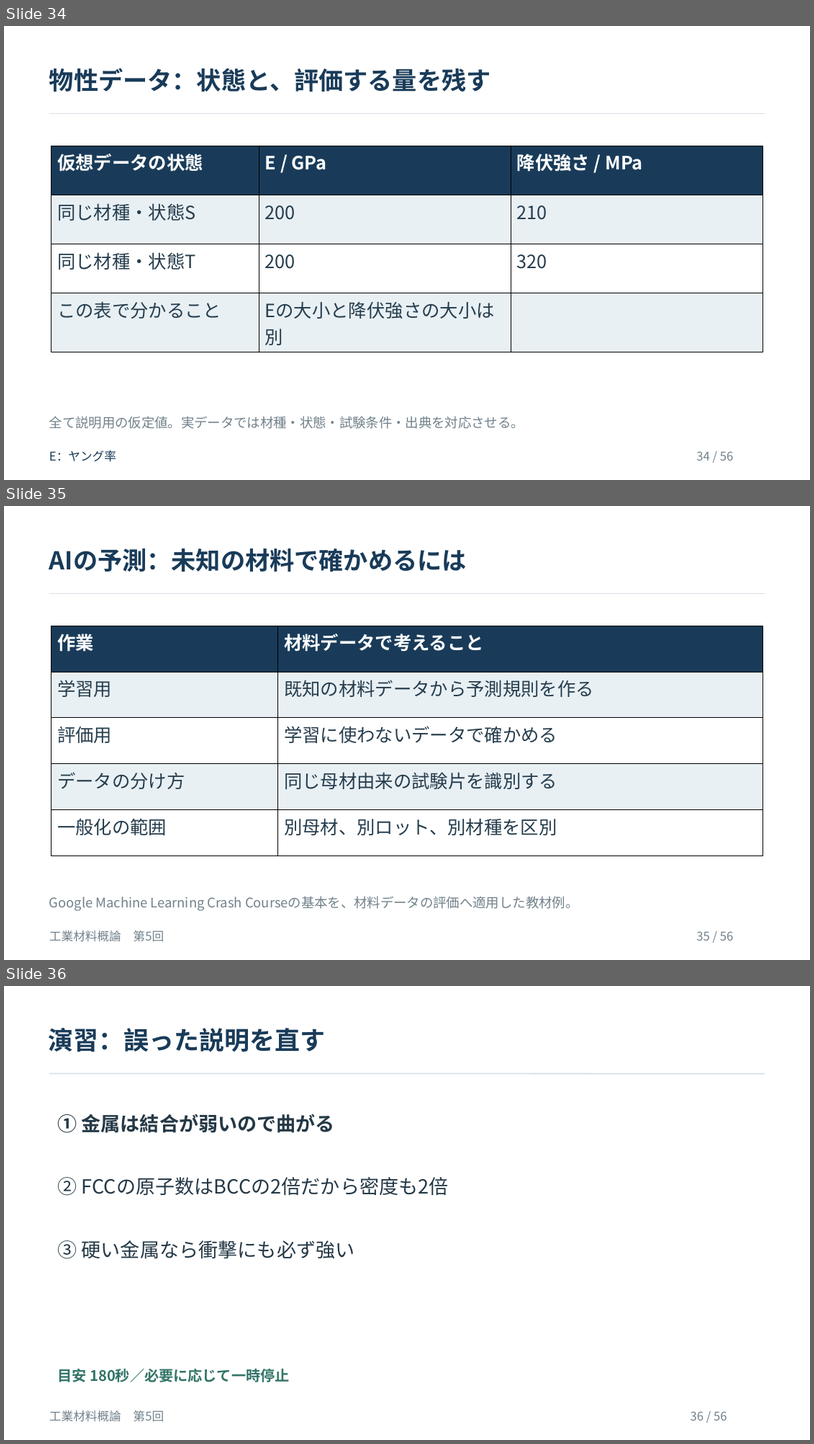
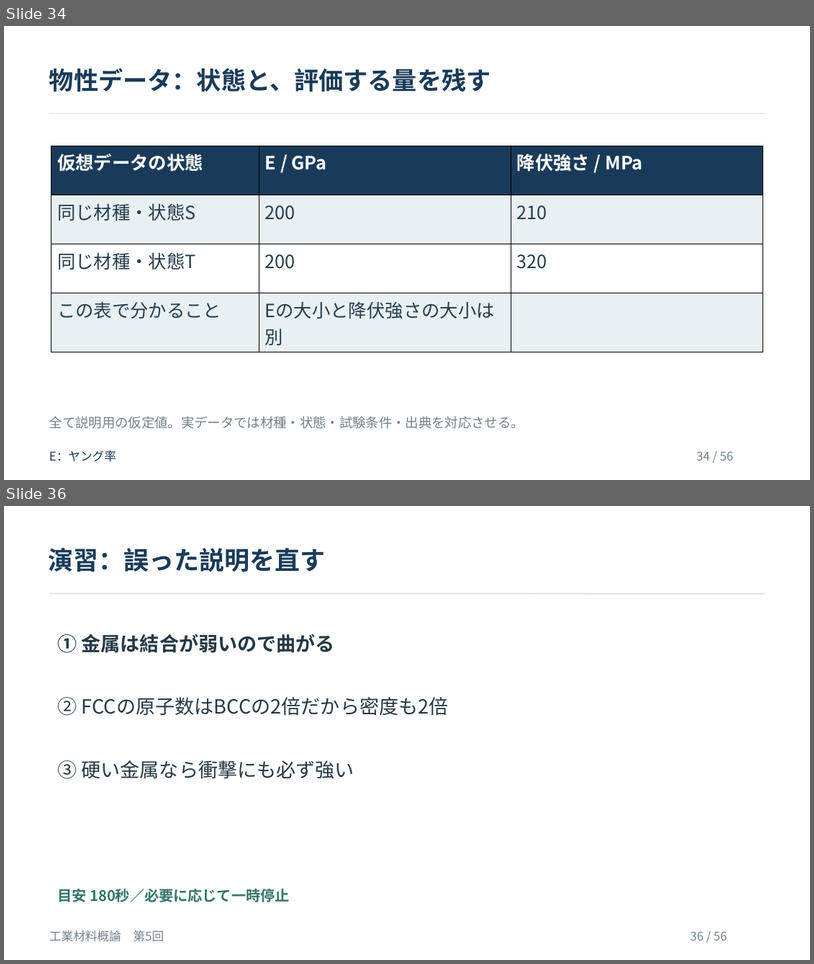
Before and after one commit to zooc-14calbp/industrial-materials-course, a slide deck: 学生用/第05回/05_授業スライド.pptx. Shown one above the other, each under a label of ours: slides 34, 35 and 36 before the commit, slides 34 and 36 after it; the slides between them are not shown. The pictures are 814x1444 and 814x964 pixels, drawn with LibreOffice and Linux fonts; fonts in the diff are those of the drawing. Boxes give left, top, right and bottom in pixels: in the first picture for what was removed or moved away, otherwise in the second. Text is boxed around its words. In the diff, an @@ line names an element or a change of style, - is before the commit and + after.

```diff
--- a/学生用/第05回/05_授業スライド.pptx
+++ b/学生用/第05回/05_授業スライド.pptx
@@ slide 35 removed at (4,506,810,960), background #FFFFFF @@
@@ text removed at (49,548,467,572) @@
-AIの予測：未知の材料で確かめるには
@@ freeform shape removed at (49,594,765,595) @@
@@ table removed at (52,626,763,856), 5 rows, 2 columns @@
-作業 | 材料データで考えること
-学習用 | 既知の材料データから予測規則を作る
-評価用 | 学習に使わないデータで確かめる
-データの分け方 | 同じ母材由来の試験片を識別する
-一般化の範囲 | 別母材、別ロット、別材種を区別
@@ text removed at (49,896,579,911) @@
-Google Machine Learning Crash Courseの基本を、材料データの評価へ適用した教材例。
@@ text removed at (49,930,164,942) @@
-工業材料概論 第5回
@@ text removed at (697,931,733,940) @@
-35 / 56
```
Also in this commit, not shown: 6 slides changed, 1 slide added, 8 other files.
